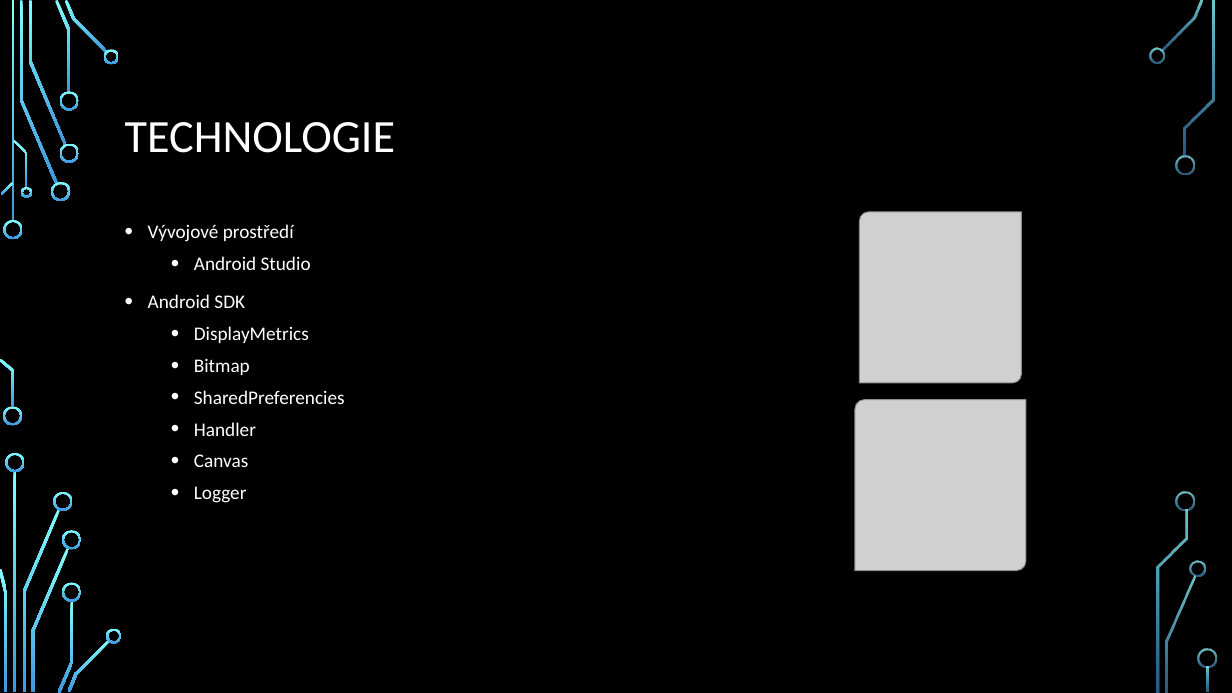
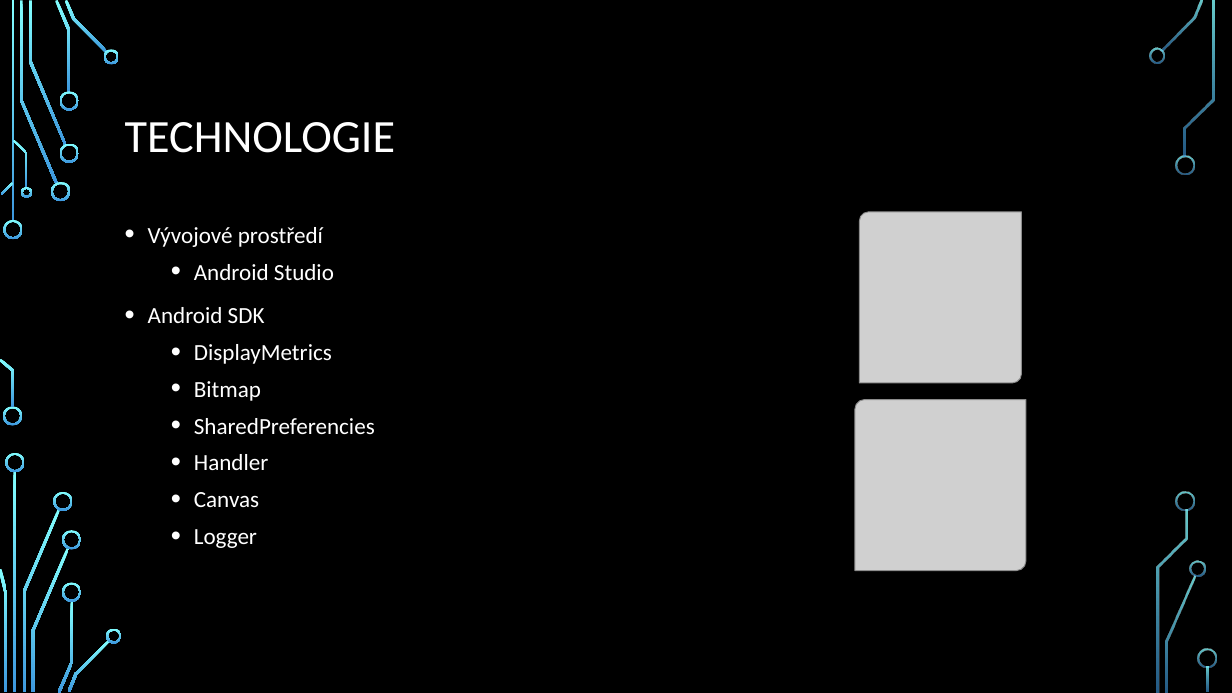
Before and after one commit to KRBNJSF/FlappyBird_Java, a slide deck: slide 4 of Ročníková práce - prezentace.pptx. Drawn at 1232x693 pixels with LibreOffice and Linux fonts; fonts in the diff are those of the drawing; grey boxes stand for pictures; background and template pictures are left out. Boxes give left, top, right and bottom in pixels: in the first picture for what was removed or moved away, otherwise in the second. Text is boxed around its words. In the diff, an @@ line names an element or a change of style, - is before the commit and + after.

```diff
--- a/Ročníková práce - prezentace.pptx
+++ b/Ročníková práce - prezentace.pptx
@@ text "Vývojové prostředí" at (x1=148, y1=227, x2=375, y2=548): size 15 to 18 pt @@
```
Also in this commit, not shown: 1 other slide changed.
